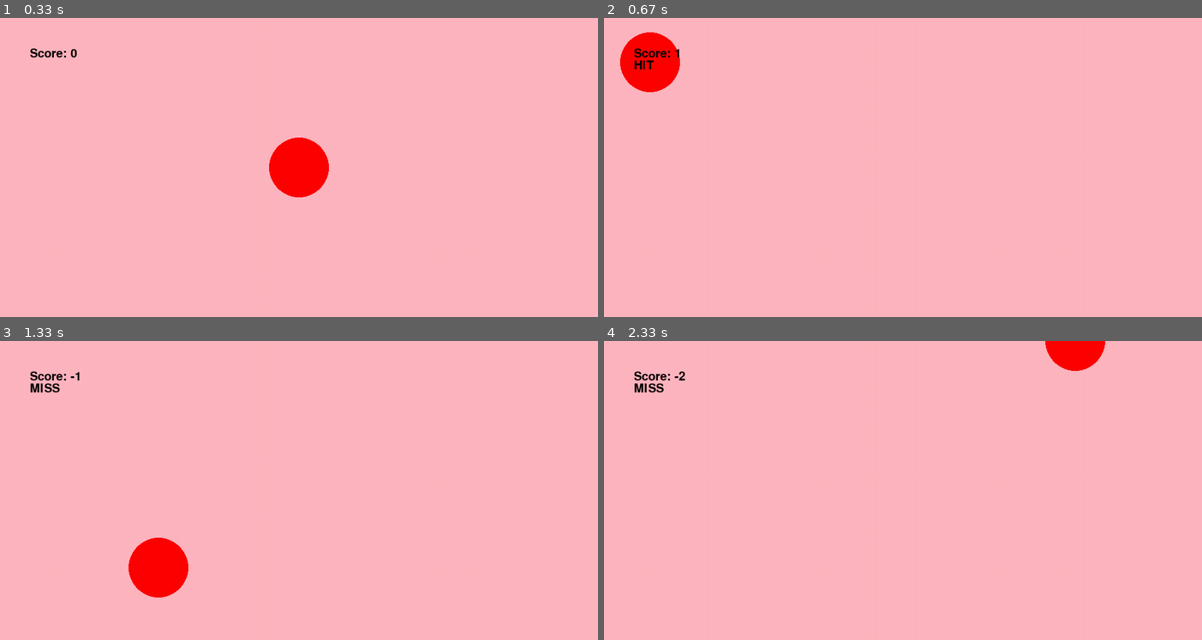
Above: before the commit, frames 1-4 (two rows, left to right).
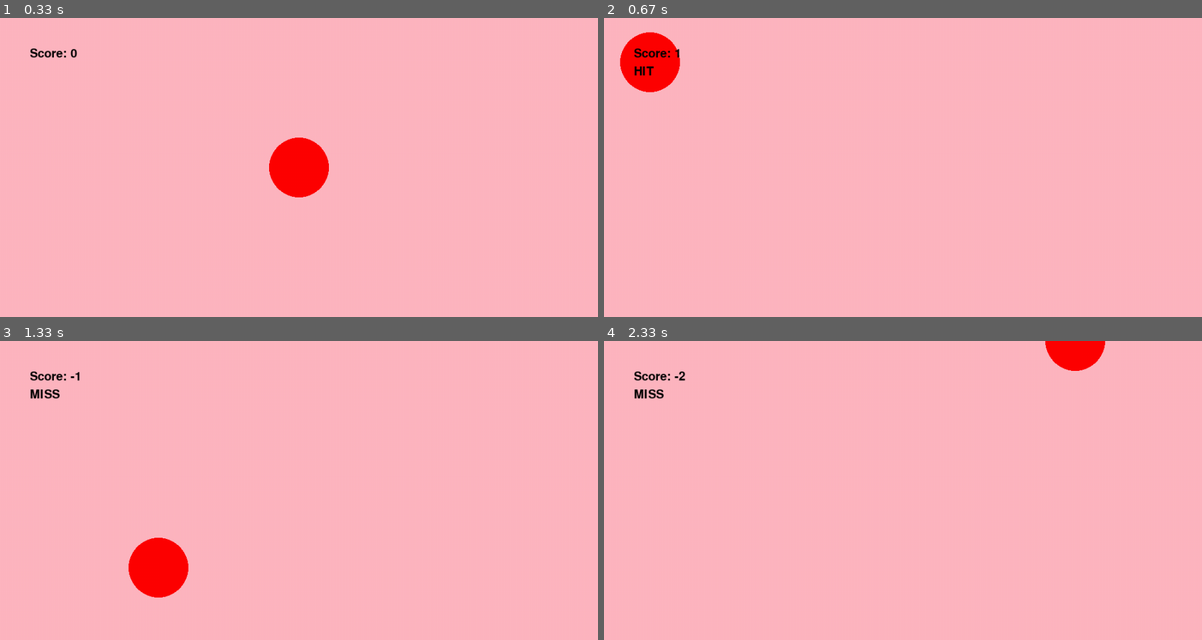
Above: after the commit, the same moments.

Repository: ilishap/pygame_projs
Game: pygame game, started from target.py
Same seed, same stepped clock (60 frames per second), same inputs: the game is played once before the commit and once after it.
Inputs (mouse positions are in pixels of both pictures, inside the frame that each line leads up to):
- Up to frame 1 (0.33 s): no input
- Up to frame 2 (0.67 s): click (903, 167) at 0.38 s
- Up to frame 3 (1.33 s): click (155, 493) at 0.72 s; click (388, 385) at 1.05 s
- Up to frame 4 (2.33 s): click (914, 388) at 1.38 s; click (908, 520) at 1.72 s; click (1058, 538) at 2.05 s

Frame 1 is identical in both runs. In frame 2, less than 0.1% of the frame differs, in the area x 5-9%, y 14-20%; in frame 3, 0.2%, in the area x 5-10%, y 14-20%; in frame 4, 0.2%.

Commit message:
added end screen

Diff:
--- a/target.py
+++ b/target.py
@@ -6,11 +6,12 @@
 pygame.init()
 x_val = 1000
 y_val = 500
-val = 0 #test for git lol
 screen = pygame.display.set_mode((x_val,y_val))
 font = pygame.font.Font(None, 30)
+font_large = pygame.font.Font(None, 100)
 score = 0
 miss_or_hit = ''
+game_state = "playing"
 
 circle_pos = (x_val/2, y_val/2)
 
@@ -26,24 +27,37 @@
         if event.type == pygame.QUIT:
             pygame.quit()
             sys.exit()
-        if event.type == pygame.MOUSEBUTTONDOWN:
-            if event.button == 1: #left click
-                if check_circle_collision():
-                    score += 1
-                    circle_pos = (random.randint(0,x_val),random.randint(0,y_val))
-                    miss_or_hit = 'HIT'
-                else:
-                    score -= 1
-                    circle_pos = (random.randint(0,x_val),random.randint(0,y_val))
-                    miss_or_hit = 'MISS'
+        if game_state == "playing":
+            if event.type == pygame.MOUSEBUTTONDOWN:
+                if event.button == 1: #left click
+                    if check_circle_collision():
+                        score += 1
+                        circle_pos = (random.randint(0,x_val),random.randint(0,y_val))
+                        miss_or_hit = 'HIT'
+                    else:
+                        score -= 1
+                        circle_pos = (random.randint(0,x_val),random.randint(0,y_val))
+                        miss_or_hit = 'MISS'
+            if score == 10:
+                game_state = "win"
+        else:
+            if event.type == pygame.MOUSEBUTTONDOWN:
+                pygame.quit()
+                sys.exit()
+    if game_state == "playing":
+        score_sur = font.render(f'Score: {score}', True, "black") #this is a surface, must be displayed
+        word_sur = font.render(f'{miss_or_hit}',True, "black")
 
-    score_sur = font.render(f'Score: {score}', True, "black") #this is a surface, must be displayed
-    word_sur = font.render(f'{miss_or_hit}',True, "black")
-
-    screen.fill('lightpink') #everything underneath is shown on top
-    pygame.draw.circle(screen, "red", circle_pos, 50)
-    screen.blit(score_sur, (50,50))
-    screen.blit(word_sur, (50,70))
+        screen.fill('lightpink') #everything underneath is shown on top
+        pygame.draw.circle(screen, "red", circle_pos, 50)
+        screen.blit(score_sur, (50, 50))  # Keep score at the top-left corner
+        screen.blit(word_sur, (50, 80))  # Move hit/miss text slightly below the score
+    else:
+        win_text = font_large.render('YOU WIN!!', True, "black")
+        win_text2 = font.render('click anywhere to exit', True, "black")
+        screen.fill('lightpink')
+        screen.blit(win_text, (x_val / 2 - win_text.get_width() / 2, y_val / 2 - win_text.get_height() / 2))
+        screen.blit(win_text2, (x_val / 2 - win_text2.get_width() / 2, (y_val / 2 - win_text2.get_height() / 2)+50))
 
 
     pygame.display.update()
